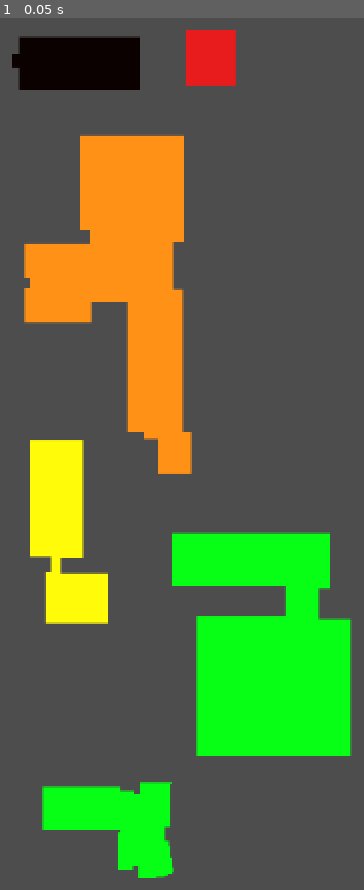
Above: before the commit, frame 1.
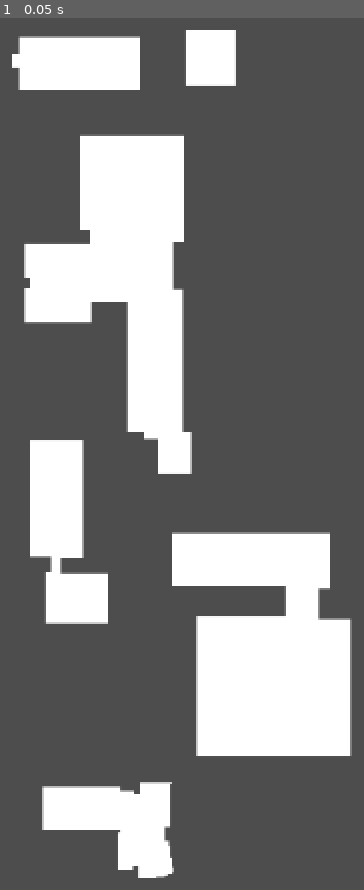
Above: after the commit, the same moment.

Repository: Spidermatou/The-Schu-Man
Game: Godot game, scene res://scenes/campus/campus.tscn
Same seed, same stepped clock (60 frames per second), same inputs: the game is played once before the commit and once after it. The project has no main scene, so this scene is started directly.
Inputs:
- Up to frame 1 (0.05 s): no input

The runs differ from the first frame. In frame 1, 28% of the frame differs, in the area x 3-97%, y 1-99%.

Commit message:
Added setAllHealth function to campus

Diff:
--- a/The Schu-Man/scenes/campus/campus.gd
+++ b/The Schu-Man/scenes/campus/campus.gd
@@ -1,7 +1,4 @@
 extends Node2D
-
-func _ready():
-	checkBuildingsHealth()
 
 signal ruinedBuilding(building: buildings)
 
@@ -9,11 +6,11 @@
 
 var buildingsHealth: Dictionary = {
 	buildings.IT: 0,
-	buildings.SSU: 10,
-	buildings.CENTRAL: 30,
-	buildings.CHEMISTRY: 50,
-	buildings.CIVILENGINEERING: 80,
-	buildings.LEO: 80,
+	buildings.SSU: 0,
+	buildings.CENTRAL: 0,
+	buildings.CHEMISTRY: 0,
+	buildings.CIVILENGINEERING: 0,
+	buildings.LEO: 0,
 }
 
 #-------------------------------------------------------------------------------
@@ -40,6 +37,7 @@
 
 func decreaseHealth(building: buildings, value: int):
 	buildingsHealth[building] -= value
+
 	checkBuildingsHealth()
 
 func increaseAllHealth(value: int):
@@ -49,6 +47,13 @@
 func decreaseAllHealth(value: int):
 	for building in buildings.values():
 		decreaseHealth(building, value)
+
+#-------------------------------------------------------------------------------
+
+func setAllHealth(value: int):
+	for building in buildings.values():
+		buildingsHealth[building] = value
+		checkBuildingsHealth()
 
 #-------------------------------------------------------------------------------
 
